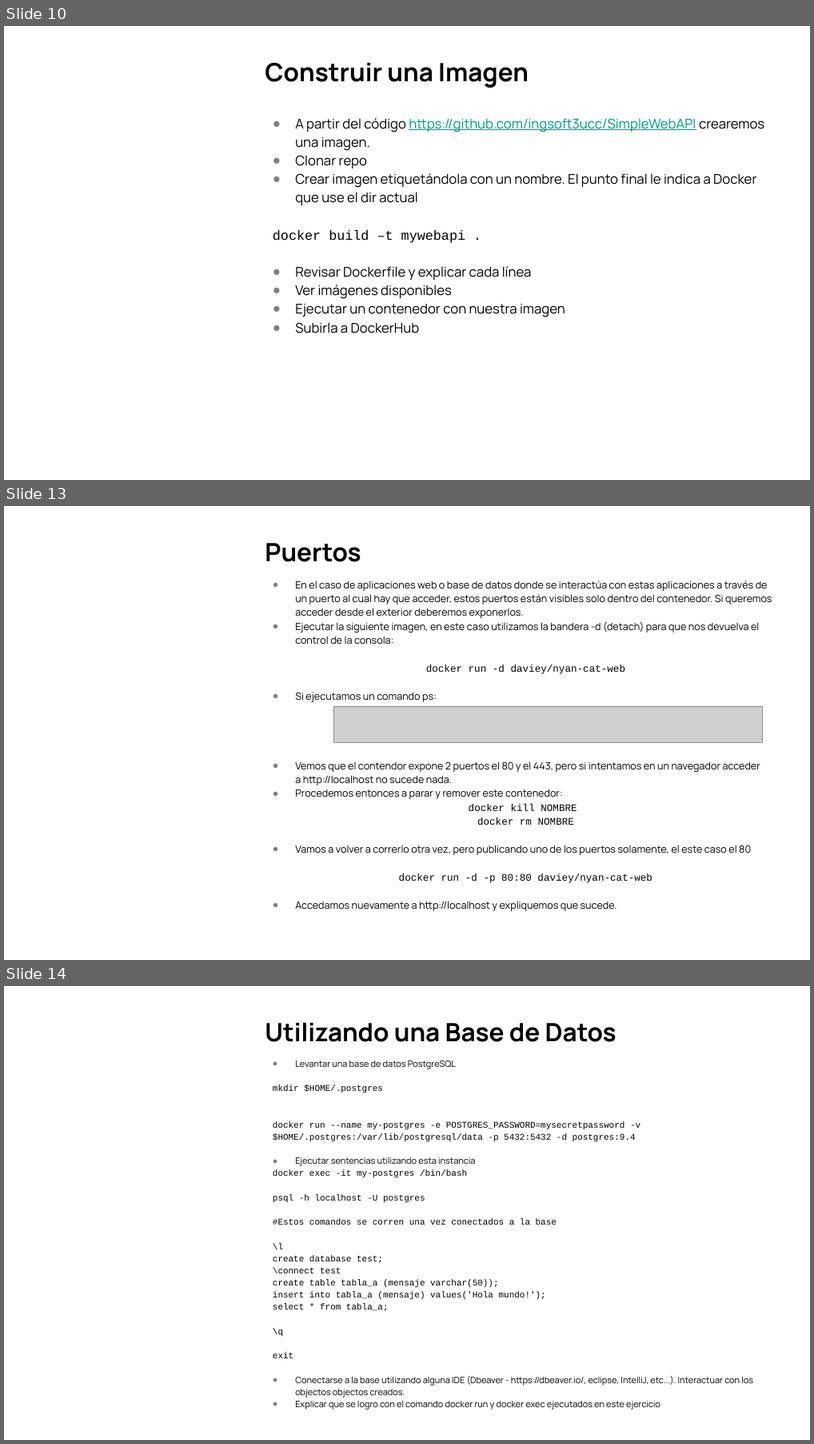
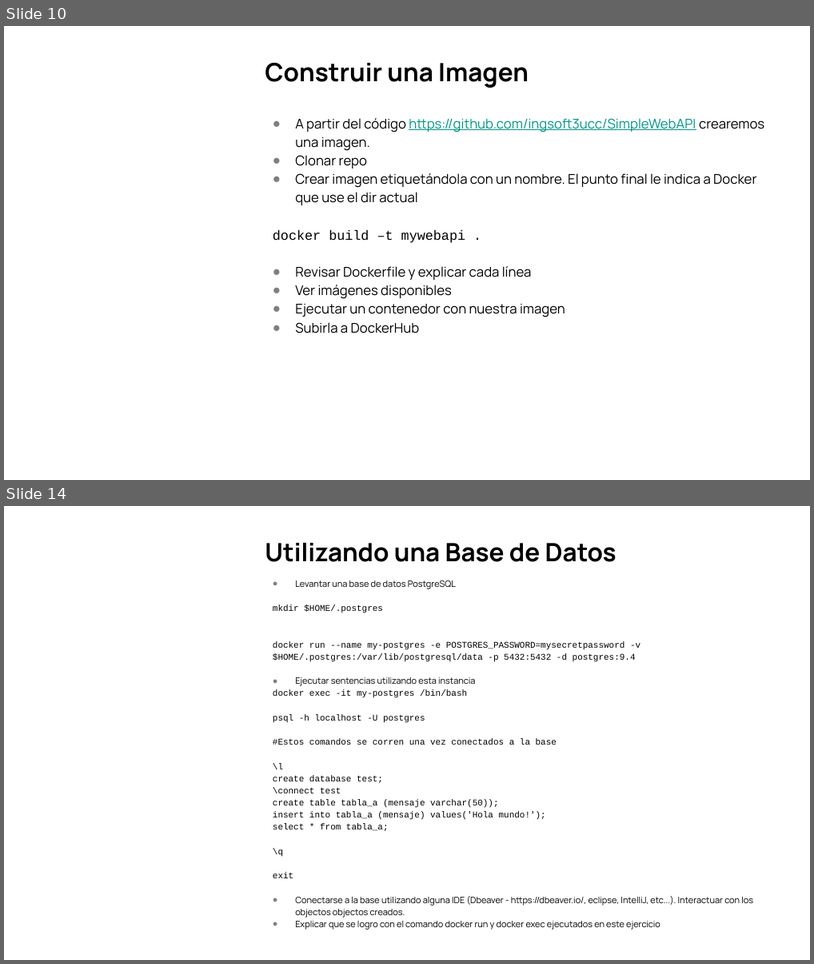
Before and after one commit to ingsoft3ucc/TPS_2024, a slide deck: trabajos/02-introduccion-docker.pptx. Shown one above the other, each under a label of ours: slides 10, 13 and 14 before the commit, slides 10 and 14 after it; the slides between them are not shown. The pictures are 814x1444 and 814x964 pixels, drawn with LibreOffice and Linux fonts; fonts in the diff are those of the drawing; grey boxes stand for pictures; background and template pictures are left out. Boxes give left, top, right and bottom in pixels: in the first picture for what was removed or moved away, otherwise in the second. Text is boxed around its words. In the diff, an @@ line names an element or a change of style, - is before the commit and + after.

Commit message:
Nueva ppt de modificar dockerfile

```diff
--- a/trabajos/02-introduccion-docker.pptx
+++ b/trabajos/02-introduccion-docker.pptx
@@ slide 13 removed at (4, 506, 810, 960), background picture (left out) @@
@@ title removed at (265, 543, 361, 562) @@
-Puertos
@@ text removed at (295, 580, 772, 911) @@
-● En el caso de aplicaciones web o base de datos donde se interactúa con estas aplicaciones a través de un puerto al cual hay que acceder, estos puertos están visibles solo dentro del contenedor. Si queremos acceder desde el exterior deberemos exponerlos.
-● Ejecutar la siguiente imagen, en este caso utilizamos la bandera -d (detach) para que nos devuelva el control de la consola:
-docker run -d daviey/nyan-cat-web
-● Si ejecutamos un comando ps:
-● Vemos que el contendor expone 2 puertos el 80 y el 443, pero si intentamos en un navegador acceder a http://localhost no sucede nada.
-● Procedemos entonces a parar y remover este contenedor:
-docker kill NOMBRE
-docker rm NOMBRE
-● Vamos a volver a correrlo otra vez, pero publicando uno de los puertos solamente, el este caso el 80
-docker run -d -p 80:80 daviey/nyan-cat-web
-● Accedamos nuevamente a http://localhost y expliquemos que sucede.
@@ picture removed at (334, 706, 763, 743) @@
```
Also in this commit, not shown: 2 slides changed, 1 slide added.
